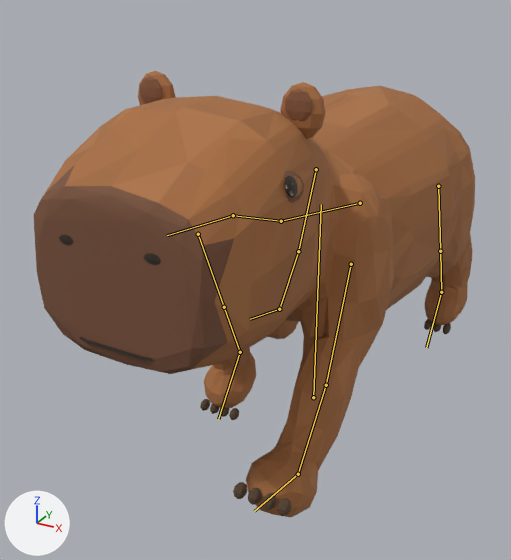
The glTF model assets/models/animais/capivara.glb, before and after one commit.
Camera for both pictures: a camera (50 mm lens) standing at (0.55, -1.276, 0.9) and looking at (-0.083, -0.125, 0.324). Lighting does not change. The marker at lower left points along +X, +Y and +Z. The picture after the commit comes second. Both versions are drawn at frame 17 of the action 'correr'; the numbers are the values there. The bones that bend it are drawn over the model as lines.

Objects in the first picture: 'Capivara_Malha.001'.
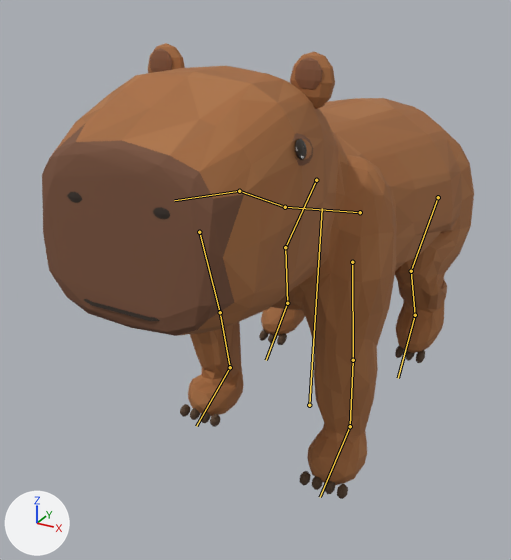
Boxes (x1, y1, x2, y2) around the edits, measured in the pictures (511 x 560 px):
```json
{"object": "Capivara_Malha.001", "change": "posed", "before": [33, 71, 475, 517], "after": [42, 43, 474, 499]}
{"bone": "raiz", "before": "(313, 397) to (321, 204)", "after": "(309, 405) to (322, 208)"}
{"bone": "frente_D", "before": "(198, 234) to (224, 307)", "after": "(199, 232) to (220, 312)"}
{"bone": "frente_canela_D", "before": "(224, 307) to (240, 352)", "after": "(220, 312) to (230, 367)"}
{"bone": "frente_pe_D", "before": "(240, 352) to (218, 419)", "after": "(230, 367) to (196, 426)"}
{"bone": "frente_E", "before": "(351, 264) to (326, 385)", "after": "(352, 262) to (353, 360)"}
{"bone": "frente_canela_E", "before": "(326, 385) to (298, 474)", "after": "(353, 360) to (350, 426)"}
{"bone": "frente_pe_E", "before": "(298, 474) to (254, 511)", "after": "(350, 426) to (320, 497)"}
{"bone": "tras_D", "before": "(316, 169) to (298, 251)", "after": "(316, 180) to (285, 247)"}
{"bone": "tras_canela_D", "before": "(298, 251) to (279, 309)", "after": "(285, 247) to (287, 303)"}
{"bone": "tras_pe_D", "before": "(279, 309) to (250, 319)", "after": "(287, 303) to (266, 360)"}
{"bone": "tras_E", "before": "(438, 186) to (440, 251)", "after": "(438, 197) to (411, 271)"}
{"bone": "tras_canela_E", "before": "(440, 251) to (441, 292)", "after": "(411, 271) to (415, 315)"}
{"bone": "tronco", "before": "(360, 203) to (281, 221)", "after": "(360, 212) to (285, 207)"}
{"bone": "pescoco", "before": "(281, 221) to (233, 215)", "after": "(285, 207) to (239, 191)"}
{"bone": "cabeca", "before": "(233, 215) to (167, 235)", "after": "(239, 191) to (174, 200)"}
```

Edits to the scene script, one JSON object a line:
```json
{"block": "bone_raiz", "where": "bone_raiz = bpy.data.objects['Rig_capivara.001'].pose.bones['raiz']"}
{"op": "set", "path": "bone_raiz.location", "old": "(0.0, 0.0, 0.0)", "new": "(0.0, -0.01, 0.019)"}
{"op": "set", "path": "bone_raiz.rotation_quaternion", "old": "(1.0, 0.0, 0.0, 0.0)", "new": "(1.0, -0.029, 0.0, 0.0)", "note": "degrees (0, 0, 0) -> degrees (-3, 0, 0)"}
{"block": "bone_frente_d", "where": "bone_frente_d = bpy.data.objects['Rig_capivara.001'].pose.bones['frente_D']  # child of 'raiz'"}
{"op": "set", "path": "bone_frente_d.rotation_quaternion", "old": "(-0.976, -0.216, 0.0, 0.0)", "new": "(-0.982, -0.189, 0.0, 0.0)", "note": "degrees (25, 0, 0) -> degrees (22, 0, 0)"}
{"block": "bone_frente_canela_d", "where": "bone_frente_canela_d = bpy.data.objects['Rig_capivara.001'].pose.bones['frente_canela_D']  # child of 'frente_D'"}
{"op": "set", "path": "bone_frente_canela_d.rotation_quaternion", "old": "(1.0, 0.0, 0.0, 0.0)", "new": "(0.999, -0.045, 0.0, 0.0)", "note": "degrees (0, 0, 0) -> degrees (-5, 0, 0)"}
{"block": "bone_frente_pe_d", "where": "bone_frente_pe_d = bpy.data.objects['Rig_capivara.001'].pose.bones['frente_pe_D']  # child of 'frente_canela_D'"}
{"op": "set", "path": "bone_frente_pe_d.rotation_quaternion", "old": "(1.0, 0.0, 0.0, 0.0)", "new": "(0.993, -0.116, 0.0, 0.0)", "note": "degrees (0, 0, 0) -> degrees (-13, 0, 0)"}
{"block": "bone_frente_e", "where": "bone_frente_e = bpy.data.objects['Rig_capivara.001'].pose.bones['frente_E']  # child of 'raiz'"}
{"op": "set", "path": "bone_frente_e.rotation_quaternion", "old": "(0.976, -0.216, 0.0, 0.0)", "new": "(-0.995, -0.103, 0.0, 0.0)", "note": "degrees (-25, 0, 0) -> degrees (12, 0, 0)"}
{"block": "bone_frente_canela_e", "where": "bone_frente_canela_e = bpy.data.objects['Rig_capivara.001'].pose.bones['frente_canela_E']  # child of 'frente_E'"}
{"op": "set", "path": "bone_frente_canela_e.rotation_quaternion", "old": "(0.99, -0.141, 0.0, 0.0)", "new": "(0.999, -0.045, 0.0, 0.0)", "note": "degrees (-16, 0, 0) -> degrees (-5, 0, 0)"}
{"block": "bone_frente_pe_e", "where": "bone_frente_pe_e = bpy.data.objects['Rig_capivara.001'].pose.bones['frente_pe_E']  # child of 'frente_canela_E'"}
{"op": "set", "path": "bone_frente_pe_e.rotation_quaternion", "old": "(1.0, 0.0, 0.0, 0.0)", "new": "(1.0, -0.03, 0.0, 0.0)", "note": "degrees (0, 0, 0) -> degrees (-3, 0, 0)"}
{"block": "bone_tras_d", "where": "bone_tras_d = bpy.data.objects['Rig_capivara.001'].pose.bones['tras_D']  # child of 'raiz'"}
{"op": "set", "path": "bone_tras_d.rotation_quaternion", "old": "(0.976, -0.216, 0.0, 0.0)", "new": "(0.906, -0.422, 0.0, 0.0)", "note": "degrees (-25, 0, 0) -> degrees (-50, 0, 0)"}
{"block": "bone_tras_canela_d", "where": "bone_tras_canela_d = bpy.data.objects['Rig_capivara.001'].pose.bones['tras_canela_D']  # child of 'tras_D'"}
{"op": "set", "path": "bone_tras_canela_d.rotation_quaternion", "old": "(0.99, -0.141, 0.0, 0.0)", "new": "(0.871, 0.491, 0.0, 0.0)", "note": "degrees (-16, 0, 0) -> degrees (59, 0, 0)"}
{"block": "bone_tras_pe_d", "where": "bone_tras_pe_d = bpy.data.objects['Rig_capivara.001'].pose.bones['tras_pe_D']  # child of 'tras_canela_D'"}
{"op": "set", "path": "bone_tras_pe_d.rotation_quaternion", "old": "(1.0, 0.0, 0.0, 0.0)", "new": "(0.995, 0.097, 0.0, 0.0)", "note": "degrees (0, 0, 0) -> degrees (11, 0, 0)"}
{"block": "bone_tras_e", "where": "bone_tras_e = bpy.data.objects['Rig_capivara.001'].pose.bones['tras_E']  # child of 'raiz'"}
{"op": "set", "path": "bone_tras_e.rotation_quaternion", "old": "(-0.976, -0.216, 0.0, 0.0)", "new": "(0.903, -0.43, 0.0, 0.0)", "note": "degrees (25, 0, 0) -> degrees (-51, 0, 0)"}
{"block": "bone_tras_canela_e", "where": "bone_tras_canela_e = bpy.data.objects['Rig_capivara.001'].pose.bones['tras_canela_E']  # child of 'tras_E'"}
{"op": "set", "path": "bone_tras_canela_e.rotation_quaternion", "old": "(1.0, 0.0, 0.0, 0.0)", "new": "(0.761, 0.649, 0.0, 0.0)", "note": "degrees (0, 0, 0) -> degrees (81, 0, 0)"}
{"block": "bone_tronco", "where": "bone_tronco = bpy.data.objects['Rig_capivara.001'].pose.bones['tronco']  # child of 'raiz'"}
{"op": "set", "path": "bone_tronco.rotation_quaternion", "old": "(1.0, 0.0, 0.0, 0.0)", "new": "(1.0, -0.029, 0.0, 0.0)", "note": "degrees (0, 0, 0) -> degrees (-3, 0, 0)"}
{"block": "bone_pescoco", "where": "bone_pescoco = bpy.data.objects['Rig_capivara.001'].pose.bones['pescoco']  # child of 'tronco'"}
{"op": "set", "path": "bone_pescoco.rotation_quaternion", "old": "(1.0, 0.0, 0.0, 0.0)", "new": "(1.0, 0.018, 0.0, 0.0)", "note": "degrees (0, 0, 0) -> degrees (2, 0, 0)"}
{"block": "bone_cabeca", "where": "bone_cabeca = bpy.data.objects['Rig_capivara.001'].pose.bones['cabeca']  # child of 'pescoco'"}
{"op": "set", "path": "bone_cabeca.rotation_quaternion", "old": "(1.0, -0.008, 0.0, 0.0)", "new": "(1.0, 0.007, 0.0, 0.0)", "note": "degrees (-1, 0, 0) -> degrees (1, 0, 0)"}
```
